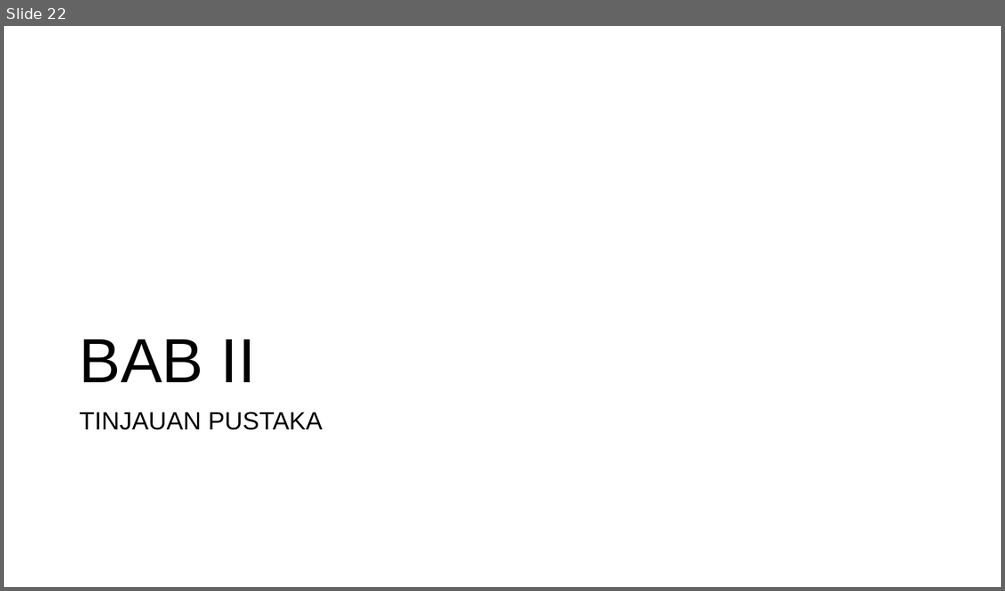
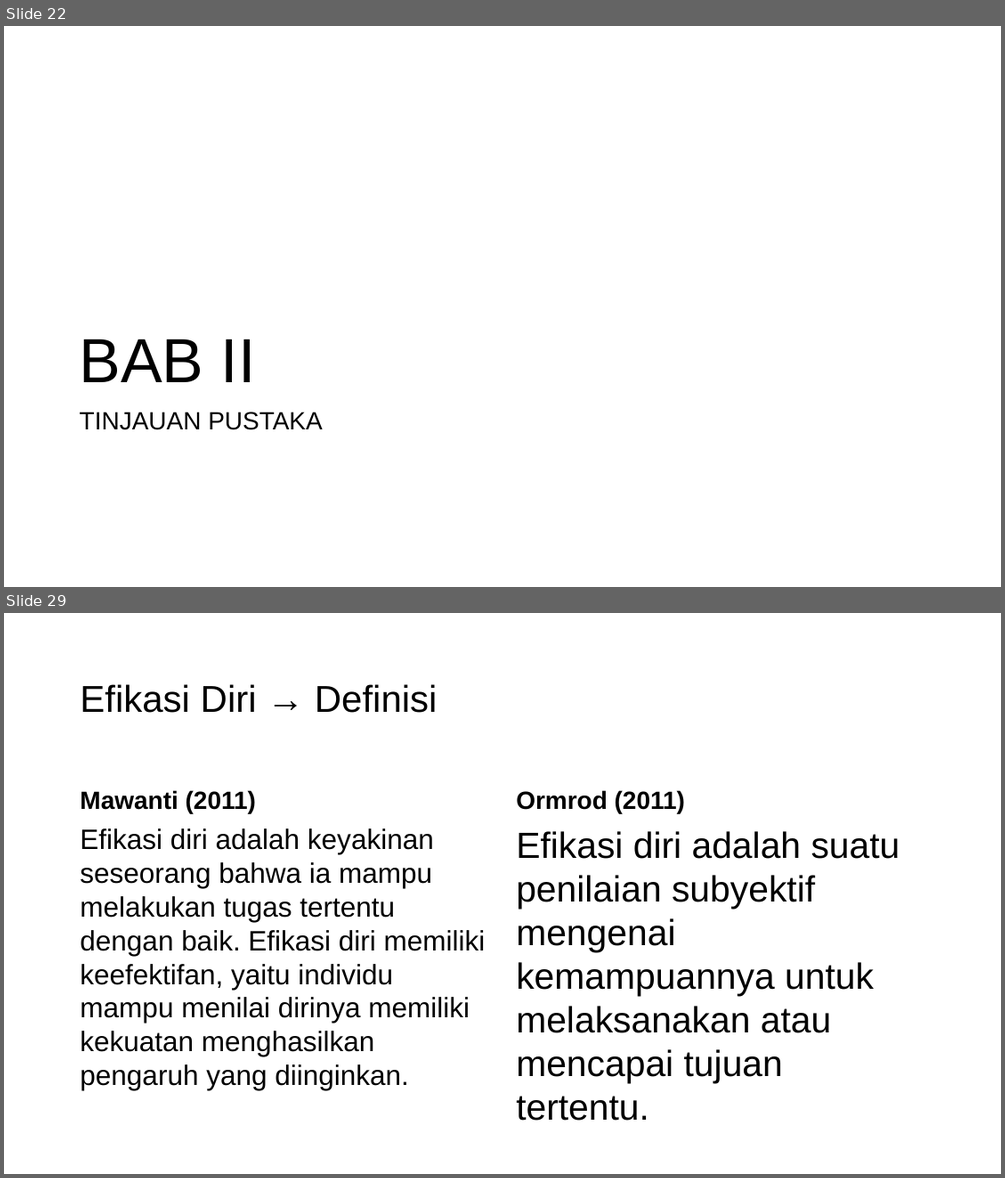
Before and after one commit to mzaini30/skripsi, a slide deck: seminar proposal.pptx. Shown one above the other, each under a label of ours: slide 22 before the commit, slides 22 and 29 after it; the slides between them are not shown. The pictures are 1005x591 and 1005x1178 pixels, drawn with LibreOffice and Linux fonts; fonts in the diff are those of the drawing; background and template pictures are left out. Boxes give left, top, right and bottom in pixels: in the first picture for what was removed or moved away, otherwise in the second. Text is boxed around its words. In the diff, an @@ line names an element or a change of style, - is before the commit and + after.

```diff
--- a/seminar proposal.pptx
+++ b/seminar proposal.pptx
@@ slide 29 added at <box>4,613,1001,1174</box>, background picture (left out) @@
@@ title added at <box>80,684,437,713</box>, 36 pt, text #000000 @@
+Efikasi Diri → Definisi
@@ text added at <box>80,790,256,813</box>, 24 pt, text #000000, bold @@
+Mawanti (2011)
@@ text added at <box>516,790,685,813</box>, 24 pt, text #000000, bold @@
+Ormrod (2011)
@@ text added at <box>80,828,485,1090</box>, 27 pt, text #000000 @@
+Efikasi diri adalah keyakinan seseorang bahwa ia mampu melakukan tugas tertentu dengan baik. Efikasi diri memiliki keefektifan, yaitu individu mampu menilai dirinya memiliki kekuatan menghasilkan pengaruh yang diinginkan.
@@ text added at <box>516,831,900,1120</box>, 35 pt, text #000000 @@
+Efikasi diri adalah suatu penilaian subyektif mengenai kemampuannya untuk melaksanakan atau mencapai tujuan tertentu.
```
Also in this commit, not shown: 3 slides changed, 5 other slides added.
